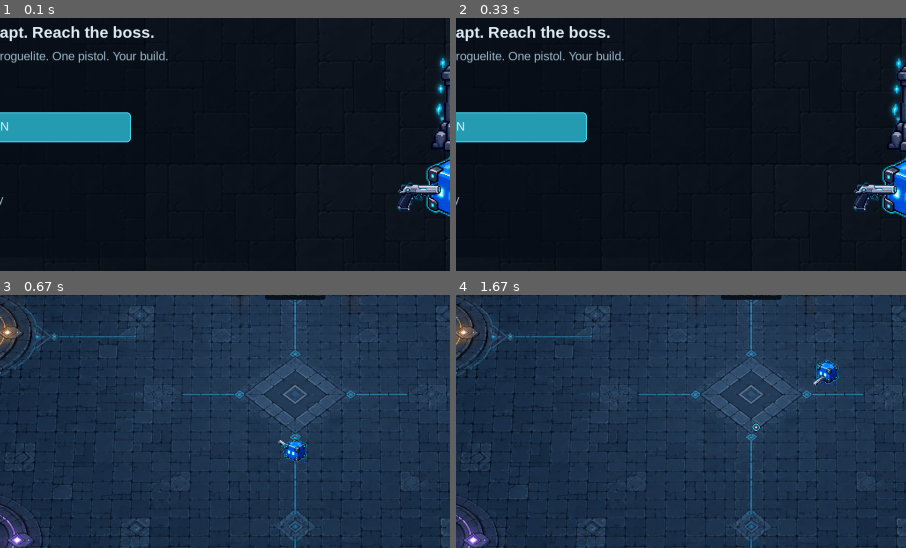
Above: before the commit, frames 1-4 (two rows, left to right).
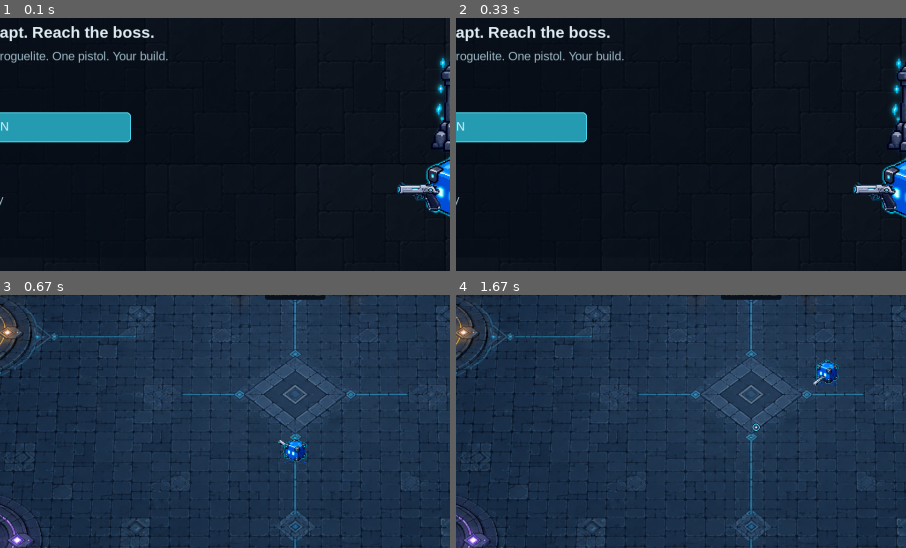
Above: after the commit, the same moments.

Repository: moony86/pygame_rpg_v5_perks_boss
Game: pygame game, started from main.py
Same seed, same stepped clock (60 frames per second), same inputs: the game is played once before the commit and once after it.
Inputs (mouse positions are % of the whole screen's width and height, from its top left):
- Up to frame 1 (0.1 s): no input
- Up to frame 2 (0.33 s): no input
- Up to frame 3 (0.67 s): tap Enter at 0.33 s
- Up to frame 4 (1.67 s): hold W 0.67-1.13 s; move the mouse to (82, 47) at 0.7 s; hold D from 1.22 s (still down); move the mouse to (51, 57) at 1.25 s
The pictures show only the part of the screen within x 17-67%, y 30-80%; the shares and areas given below are measured in that part.

The runs differ from the first frame. In frame 1, 0.6% of the frame differs, in the area x 88-99%, y 64-77%; in frame 2, 0.6%; in frame 3, nothing differs; in frame 4, nothing differs.

Commit message:
Fix menu pistol direction and native Windows game identity
Mirror the left-side menu pistol, remove stale v0.5 branding, set the native hero window icon and regenerate a seven-size Windows ICO from existing hero art. Add title/icon/menu-pose regression coverage and native menu captures.

Diff:
--- a/game.py
+++ b/game.py
@@ -83,12 +83,16 @@
     def __init__(self):
         pygame.init()
         pygame.mouse.set_visible(False)
-        pygame.display.set_caption("Blue Cube v0.5")
+        pygame.display.set_caption("Blue Cube — Demo")
         self.window = pygame.display.set_mode(
             (SCREEN_WIDTH, SCREEN_HEIGHT),
             pygame.RESIZABLE
         )
         self.screen = pygame.Surface((SCREEN_WIDTH, SCREEN_HEIGHT)).convert()
+        from systems.object_catalog import sprite
+        self.window_icon = sprite('hero', size=(64, 64))
+        if self.window_icon is not None:
+            pygame.display.set_icon(self.window_icon)
         self.viewport_rect = pygame.Rect(0, 0, SCREEN_WIDTH, SCREEN_HEIGHT)
         self.render_scale = 1.0
         self.configure_viewport(self.window.get_size())
@@ -97,7 +101,7 @@
         self.font = pygame.font.SysFont("Arial", 22)
         self.big_font = pygame.font.SysFont("Arial", 48)
 
-        self.menu_title_surf = self.big_font.render("BLUE CUBE v0.5", True, (255, 255, 255))
+        self.menu_title_surf = self.big_font.render("BLUE CUBE", True, (255, 255, 255))
         self.menu_hint_surf = self.font.render("Click on an option to select", True, (255, 255, 255))
 
         self.rect_new_run = pygame.Rect(0, 0, 200, 50)
--- a/tests/check_front_end.py
+++ b/tests/check_front_end.py
@@ -23,6 +23,29 @@
 
 
 class Checks(unittest.TestCase):
+    def test_window_identity_and_left_facing_menu_pistol(self):
+        game = Game()
+        self.assertEqual(pygame.display.get_caption()[0], 'Blue Cube — Demo')
+        self.assertIsNotNone(game.window_icon)
+        from ui.front_end import draw_scene
+        from systems.object_catalog import sprite
+        surface = pygame.Surface((1920, 1080), pygame.SRCALPHA)
+        with patch('ui.front_end.sprite', side_effect=lambda key, **kwargs:
+                   sprite(key, **kwargs) if key == 'pistol' else None):
+            draw_scene(surface, 0)
+        expected = pygame.transform.flip(sprite('pistol', size=(94, 70)), True, False)
+        rect = expected.get_rect(center=(1225, 710))
+        composited = pygame.Surface(expected.get_size(), pygame.SRCALPHA)
+        composited.blit(expected, (0, 0))
+        self.assertEqual(pygame.image.tobytes(surface.subsurface(rect), 'RGBA'),
+                         pygame.image.tobytes(composited, 'RGBA'))
+        output = ROOT / 'debug_screenshots' / 'menu-identity'
+        output.mkdir(parents=True, exist_ok=True)
+        for size in ((1920, 1080), (1440, 900)):
+            draw_menu(game.screen, game)
+            pygame.image.save(pygame.transform.smoothscale(game.screen, size),
+                              str(output / f'menu-{size[0]}x{size[1]}.png'))
+
     def setUp(self):
         self.saved=config.CONFIG.copy()
         self.temp=tempfile.TemporaryDirectory(dir=ROOT/'debug_screenshots')
--- /dev/null
+++ b/tools/generate_window_icon.py
@@ -0,0 +1,42 @@
+"""Rebuild the Windows ICO from existing hero art, without extra dependencies."""
+import io
+from pathlib import Path
+import struct
+import sys
+import os
+
+ROOT = Path(__file__).resolve().parents[1]
+sys.path.insert(0, str(ROOT))
+os.environ.setdefault('SDL_VIDEODRIVER', 'dummy')
+os.environ.setdefault('SDL_AUDIODRIVER', 'dummy')
+import pygame
+from systems.object_catalog import sprite
+
+
+def main():
+    pygame.init()
+    pygame.display.set_mode((1, 1))
+    sizes = (16, 24, 32, 48, 64, 128, 256)
+    images = []
+    for size in sizes:
+        canvas = pygame.Surface((size, size), pygame.SRCALPHA)
+        hero = sprite('hero', size=(size, size))
+        if hero is None:
+            raise SystemExit('Hero art is required for the application icon.')
+        canvas.blit(hero, hero.get_rect(center=(size // 2, size // 2)))
+        stream = io.BytesIO()
+        pygame.image.save(canvas, stream, 'icon.png')
+        images.append(stream.getvalue())
+    offset = 6 + 16 * len(images)
+    entries = []
+    for size, image in zip(sizes, images):
+        entries.append(struct.pack('<BBBBHHII', size % 256, size % 256,
+                                   0, 0, 1, 32, len(image), offset))
+        offset += len(image)
+    (ROOT / 'assets/cube.ico').write_bytes(
+        struct.pack('<HHH', 0, 1, len(images)) + b''.join(entries) + b''.join(images))
+    pygame.quit()
+
+
+if __name__ == '__main__':
+    main()
--- a/ui/front_end.py
+++ b/ui/front_end.py
@@ -77,6 +77,8 @@
         surface.blit(hero,hero.get_rect(center=(1310,690+round(3*math.sin(time*2)))))
     gun = sprite('pistol',size=(94,70))
     if gun:
+        # This menu pose aims left; the authored pistol points right.
+        gun = pygame.transform.flip(gun, True, False)
         surface.blit(gun,gun.get_rect(center=(1225,710)))
 
 
Binary file changed: assets/cube.ico
Not shown, changed: CHANGELOG.md
